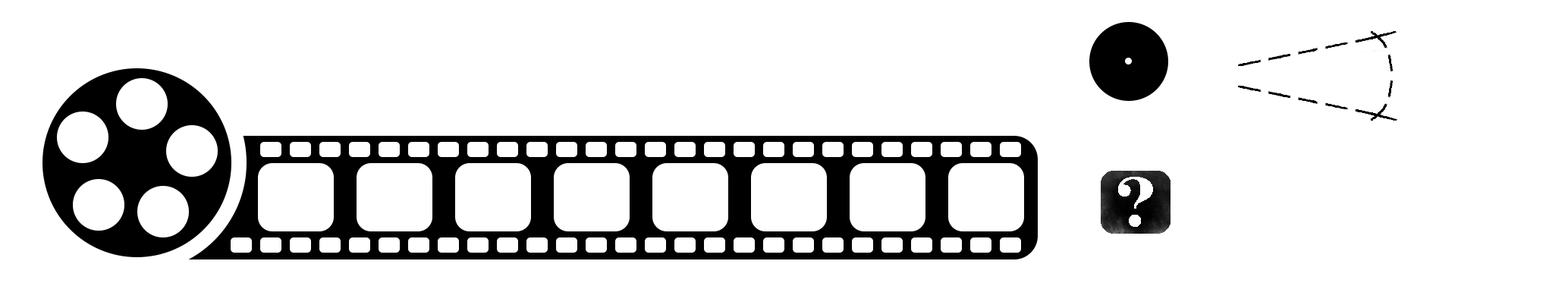
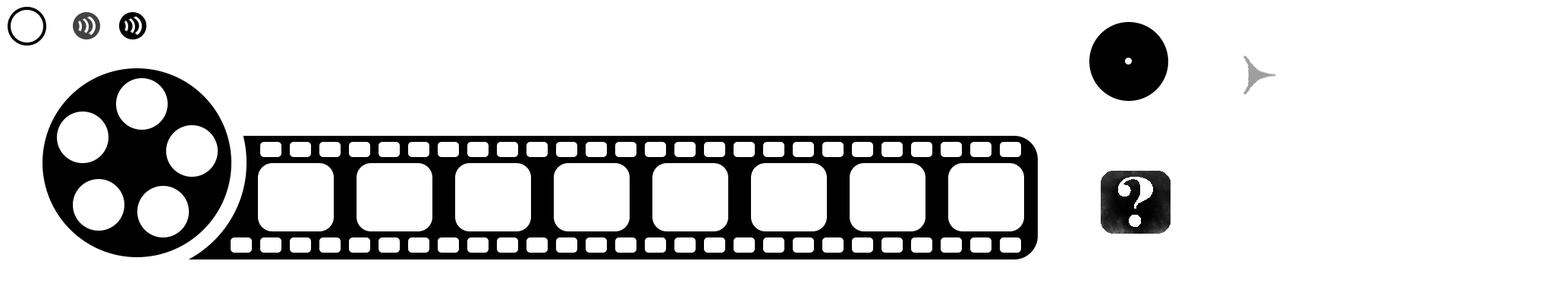
Layered file, before and after one edit (1568x305). Changes by layer:
added group "Group 1 copy" with 1 layers above "Group 1" over 72, 12, 101, 40
added layer "Ellipse 3 copy 2" (1st of 2, in "Group 1 copy") (74%) in group "Group 1 copy" over 72, 12, 101, 40
added group "Group 1" with 5 layers above "Group 2" over 40, 12, 147, 41
added layer "Ellipse 3 copy 2" (2nd of 2, in "Group 1") in group "Group 1" over 123, 19, 129, 32
added layer "Ellipse 3 copy" in group "Group 1" over 127, 18, 136, 35
added layer "Ellipse 3" in group "Group 1" over 131, 15, 142, 36
added layer "Ellipse 2 copy 3" in group "Group 1" over 119, 12, 147, 40
added group "Group 2" with 2 layers above "Layer 7" over 7, 6, 47, 46
added layer "Ellipse 2 copy 2" in group "Group 2" over 10, 9, 44, 43
added layer "Ellipse 2" in group "Group 2" over 7, 6, 47, 46
renamed "Layer 3" to "Layer 9", moved it above "Layer 8", painted on it over 1243, 47, 1393, 95
hid "Layer 4" over 1238, 31, 1398, 121
hid "Layer 5" over 1238, 31, 1398, 121
